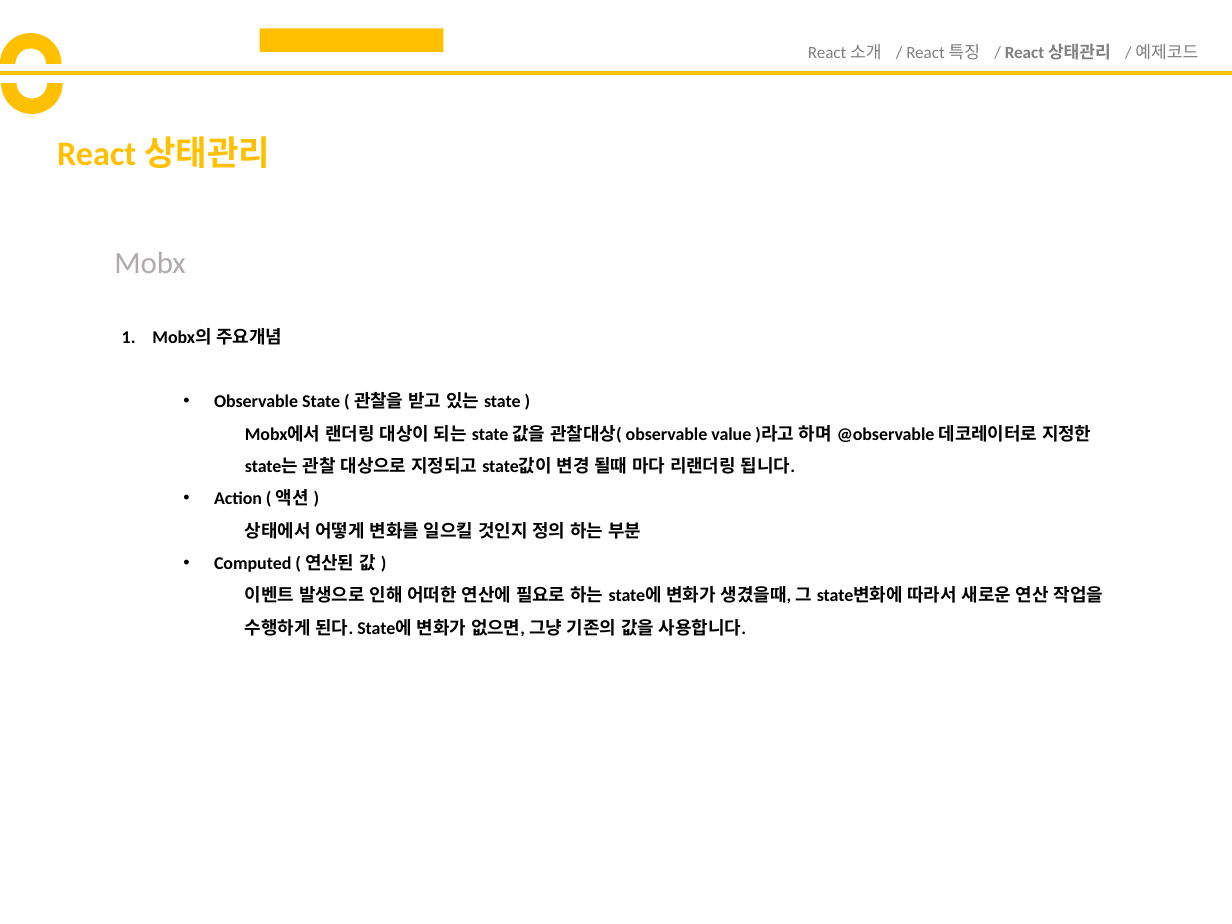
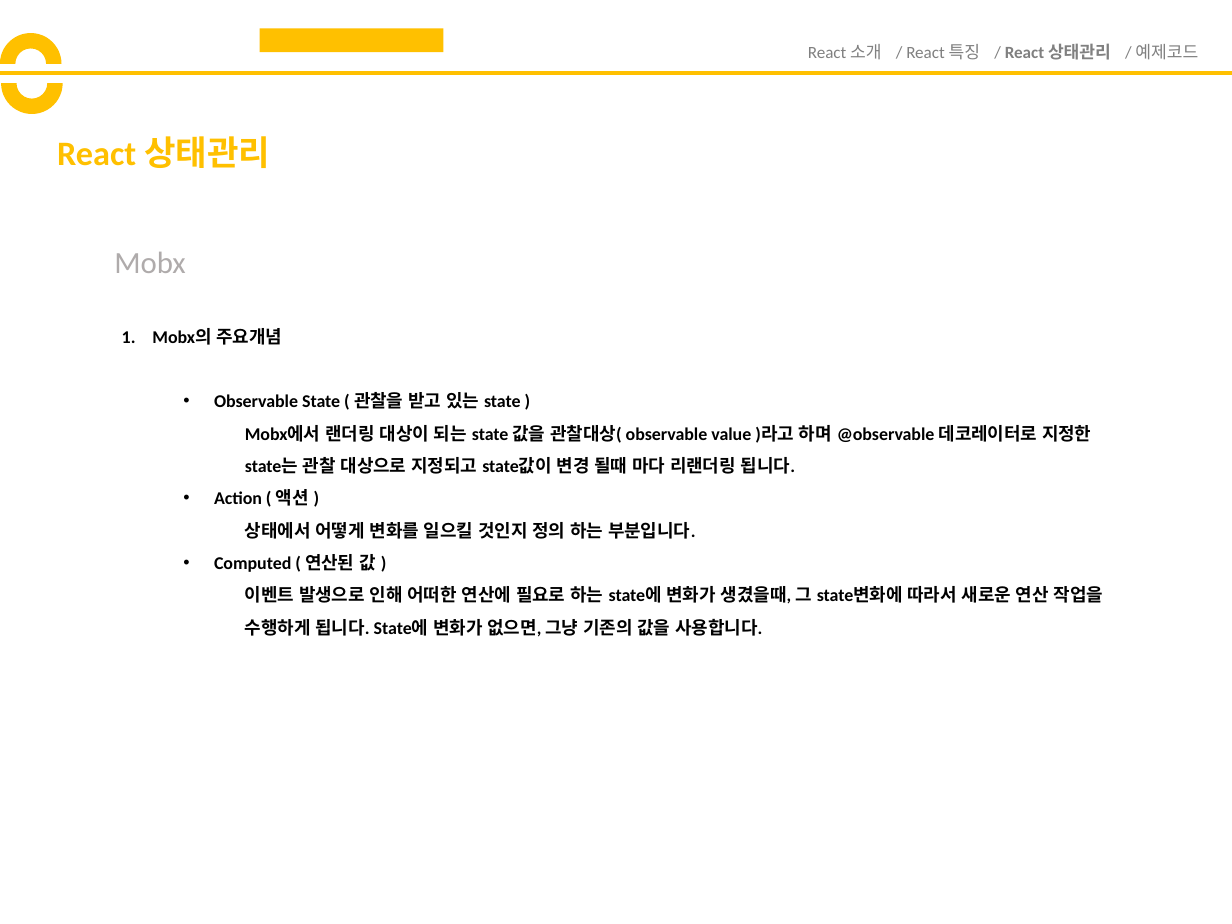
Before and after one commit to yuhyunjae12/ReactStudy, a slide deck: slide 17 of React발표자료.pptx. Drawn at 1232x924 pixels with LibreOffice and Linux fonts; fonts in the diff are those of the drawing. Boxes give left, top, right and bottom in pixels: in the first picture for what was removed or moved away, otherwise in the second. Text is boxed around its words. In the diff, an @@ line names an element or a change of style, - is before the commit and + after.

```diff
--- a/React발표자료.pptx
+++ b/React발표자료.pptx
@@ text at box(245, 522, 696, 539): text changed @@
-    상태에서 어떻게 변화를 일으킬 것인지 정의 하는 부분
+    상태에서 어떻게 변화를 일으킬 것인지 정의 하는 부분입니다.
@@ text at box(245, 586, 1103, 637): text changed @@
-    이벤트 발생으로 인해 어떠한 연산에 필요로 하는 state에 변화가 생겼을때, 그 state변화에 따라서 새로운 연산 작업을 수행하게 된다. State에 변화가 없으면, 그냥 기존의 값을 사용합니다.
+    이벤트 발생으로 인해 어떠한 연산에 필요로 하는 state에 변화가 생겼을때, 그 state변화에 따라서 새로운 연산 작업을 수행하게 됩니다. State에 변화가 없으면, 그냥 기존의 값을 사용합니다.
```
Also in this commit, not shown: 1 other slide changed, 3 other files.
